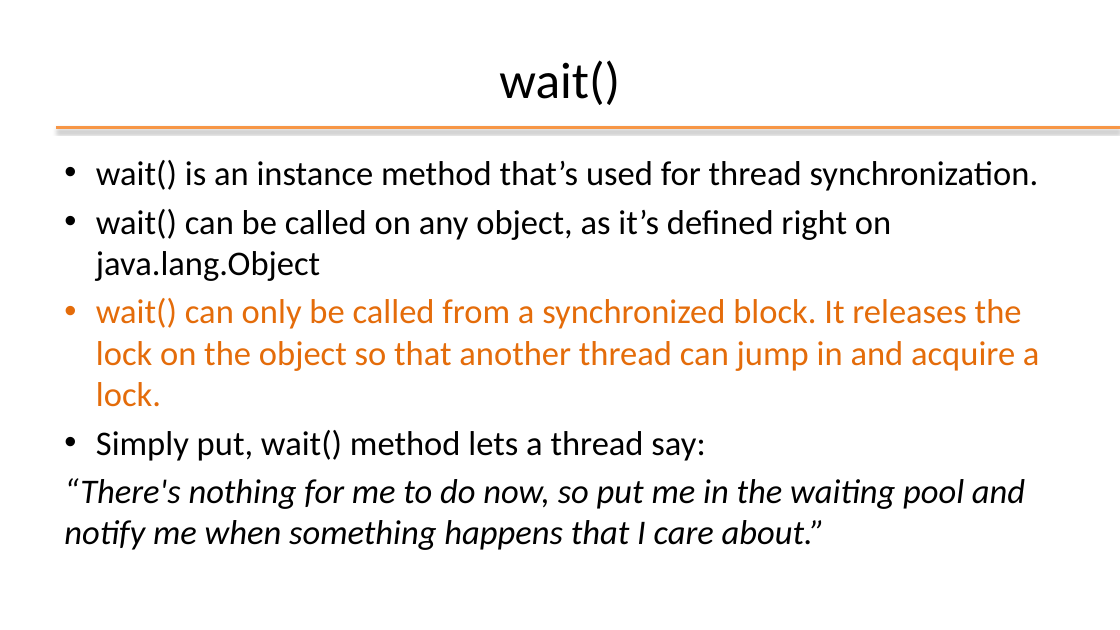
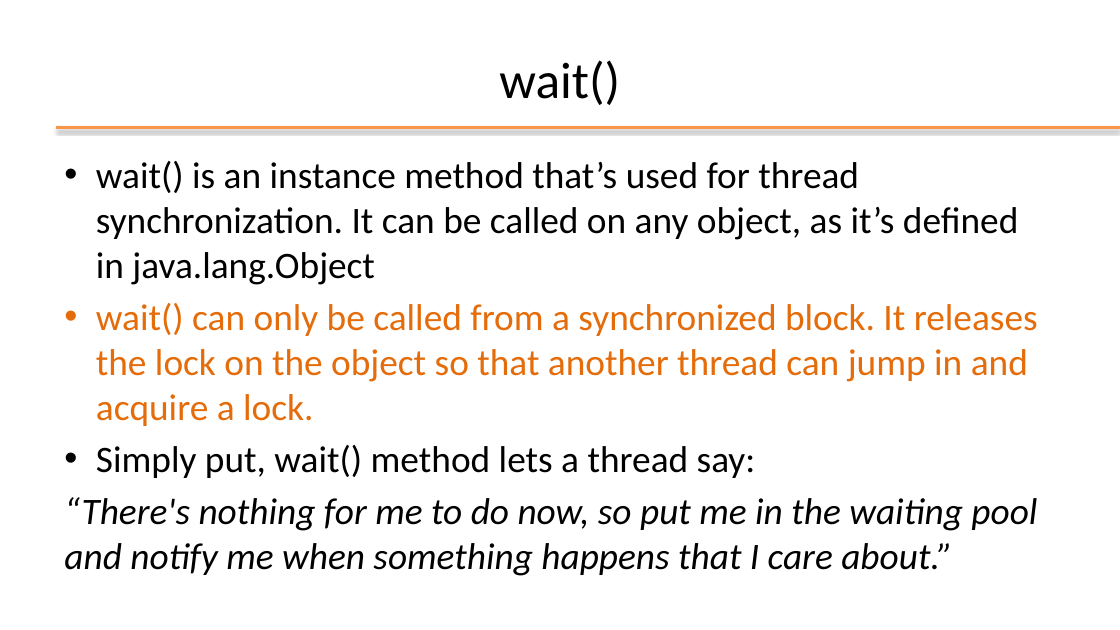
Before and after one commit to plctechnician/ooprogramming, a slide deck: slide 54 of java/slides/ppt/08 - Java Multi-Threading.pptx (slide 56 before the commit). Drawn at 1120x630 pixels with LibreOffice and Linux fonts; fonts in the diff are those of the drawing; background and template pictures are left out. Boxes give left, top, right and bottom in pixels: in the first picture for what was removed or moved away, otherwise in the second. Text is boxed around its words. In the diff, an @@ line names an element or a change of style, - is before the commit and + after.

```diff
--- a/java/slides/ppt/08 - Java Multi-Threading.pptx
+++ b/java/slides/ppt/08 - Java Multi-Threading.pptx
@@ text at <box>96,161,1018,285</box>: text changed; size 29.6 to 32 pt @@
-• wait() is an instance method that’s used for thread synchronization.
-• wait() can be called on any object, as it’s defined right on java.lang.Object
+• wait() is an instance method that’s used for thread synchronization. It can be called on any object, as it’s defined in java.lang.Object
@@ text at <box>64,303,1038,576</box>: size 29.6 to 32 pt in "wait() can only be called from a ...", "Simply put, wait() method lets a thread ...", "“There's nothing for me to do now, ..." @@
```
Also in this commit, not shown: 10 other slides changed, 1 slide added, 2 slides removed, 6 other files.
